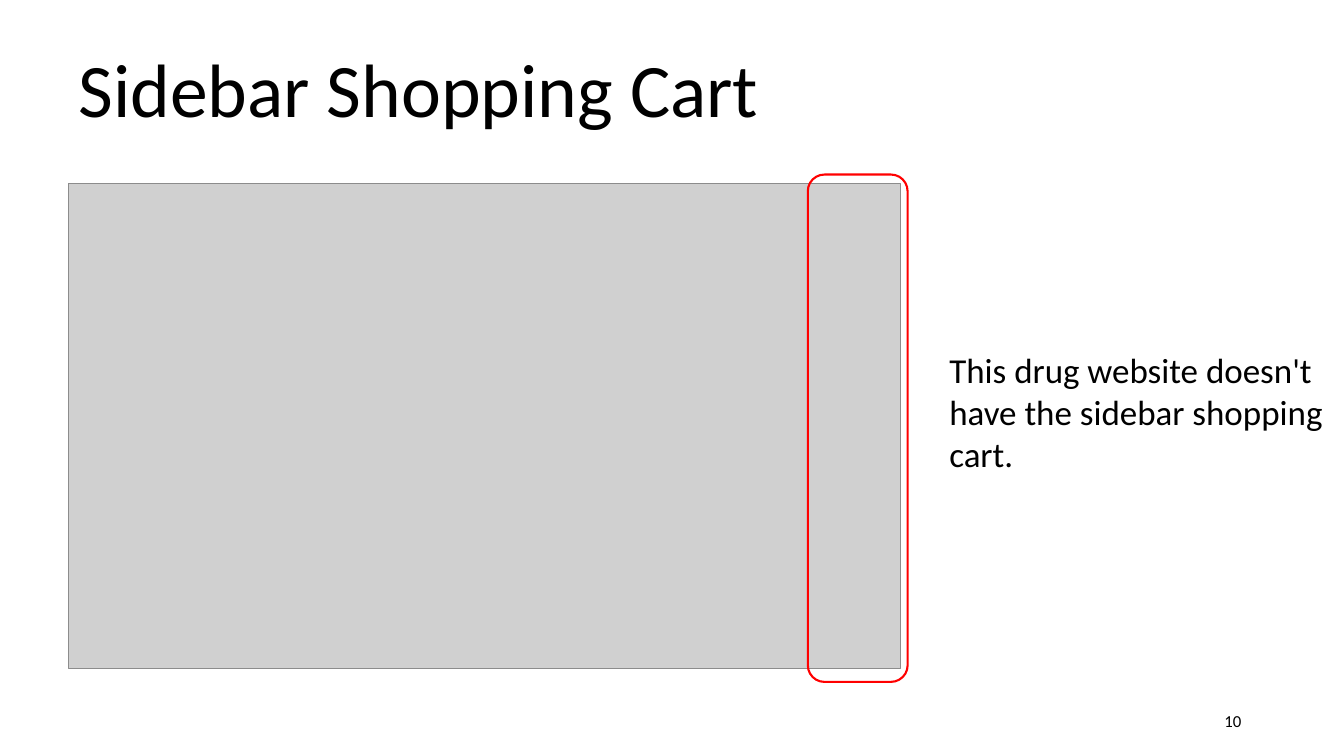
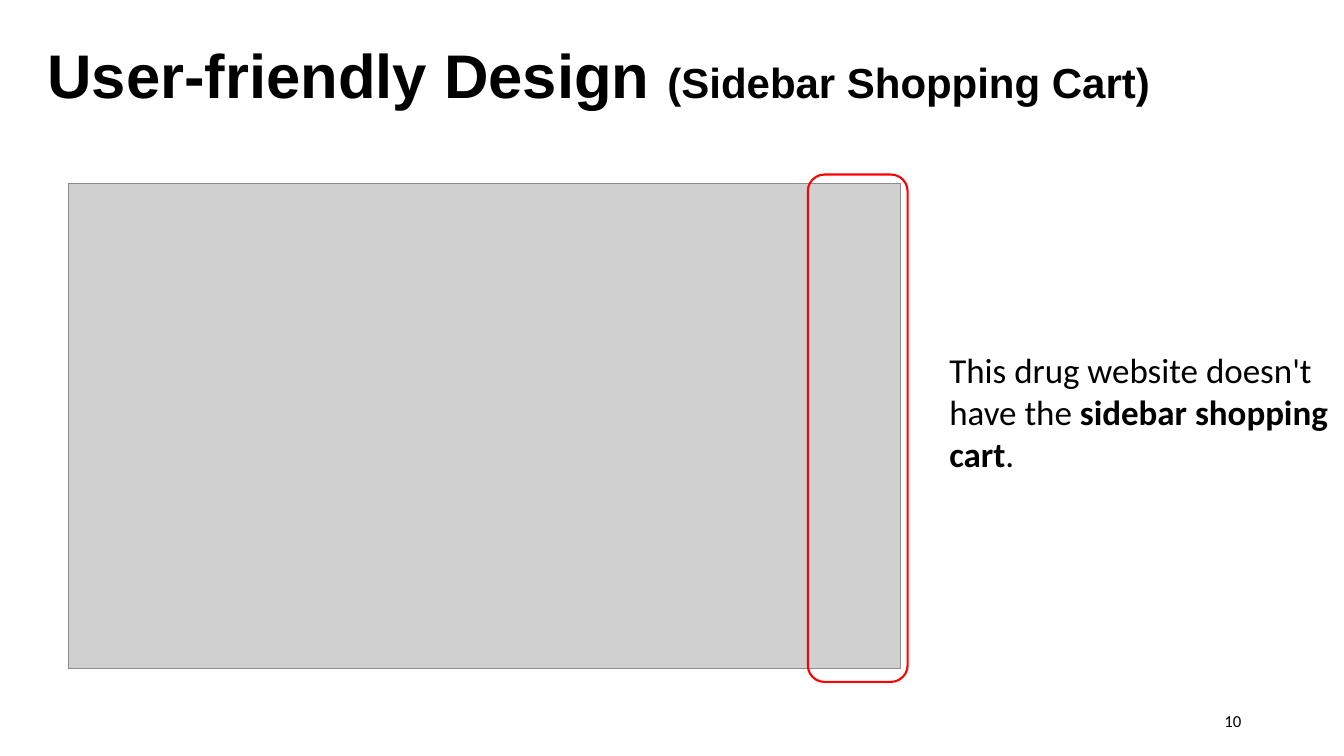
Before and after one commit to lrrong2020/Technical-Writing, a slide deck: slide 10 of Technical Writing.pptx. Drawn at 1344x756 pixels with LibreOffice and Linux fonts; fonts in the diff are those of the drawing; grey boxes stand for pictures. Boxes give left, top, right and bottom in pixels: in the first picture for what was removed or moved away, otherwise in the second. Text is boxed around its words. In the diff, an @@ line names an element or a change of style, - is before the commit and + after.

```diff
--- a/Technical Writing.pptx
+++ b/Technical Writing.pptx
@@ text at <box>47,53,1150,110</box>: text changed; size 54 to 30 pt; font Calibri to Arial; bold on @@
-Sidebar Shopping Cart
+User-friendly Design (Sidebar Shopping Cart)
@@ text "This drug website doesn't have ..." at <box>949,358,1328,468</box>: bold on in "sidebar shopping cart." @@
```
Also in this commit, not shown: 10 other slides changed.
